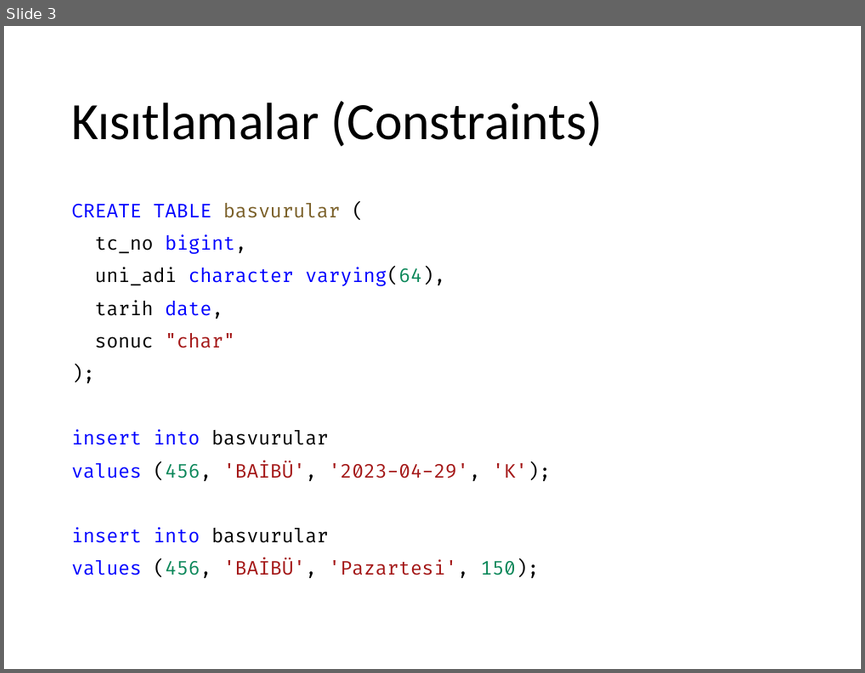
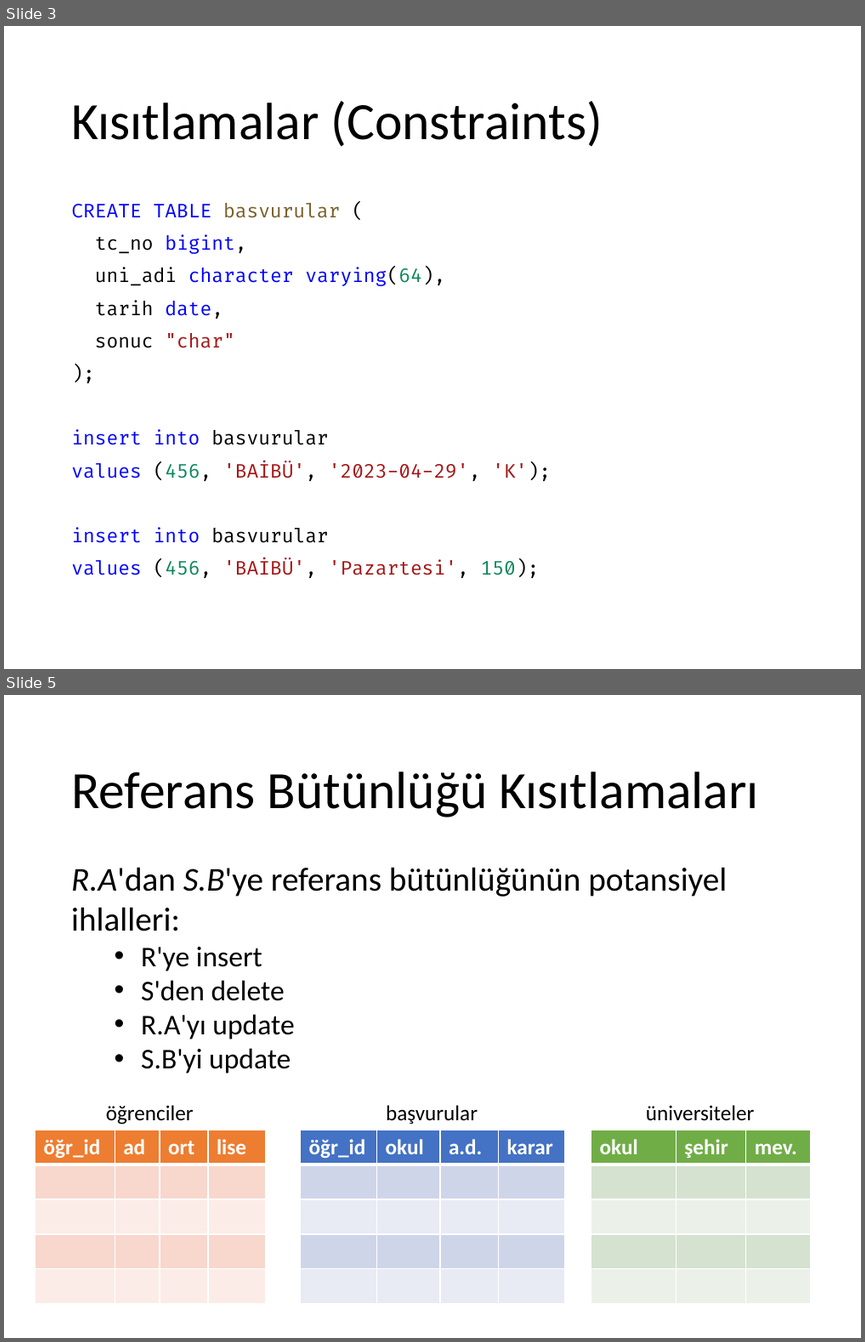
Before and after one commit to ihpar/dbms, a slide deck: Slides/Ders 7 Kısıtlamalar.pptx. Shown one above the other, each under a label of ours: slide 3 before the commit, slides 3 and 5 after it; the slides between them are not shown. The pictures are 865x673 and 865x1342 pixels, drawn with LibreOffice and Linux fonts; fonts in the diff are those of the drawing. Boxes give left, top, right and bottom in pixels: in the first picture for what was removed or moved away, otherwise in the second. Text is boxed around its words. In the diff, an @@ line names an element or a change of style, - is before the commit and + after.

```diff
--- a/Slides/Ders 7 Kısıtlamalar.pptx
+++ b/Slides/Ders 7 Kısıtlamalar.pptx
@@ slide 5 added at box(4, 695, 861, 1338), background #FFFFFF @@
@@ title added at box(71, 771, 759, 817), 44 pt, text #000000 @@
+Referans Bütünlüğü Kısıtlamaları
@@ text added at box(71, 867, 726, 1073), 28 pt, text #000000 @@
+R.A'dan S.B'ye referans bütünlüğünün potansiyel ihlalleri:
+  • R'ye insert
+  • S'den delete
+  • R.A'yı update
+  • S.B'yi update
@@ text added at box(106, 1105, 194, 1124), 18 pt, text #000000 @@
+öğrenciler
@@ text added at box(386, 1105, 477, 1124), 18 pt, text #000000 @@
+başvurular
@@ text added at box(646, 1105, 755, 1121), 18 pt, text #000000 @@
+üniversiteler
@@ table added at box(35, 1129, 265, 1304), 5 rows, 4 columns @@
+öğr_id | ad | ort | lise
+ |  |  | 
+ |  |  | 
+ |  |  | 
+ |  |  | 
@@ table added at box(301, 1129, 564, 1304), 5 rows, 4 columns @@
+öğr_id | okul | a.d. | karar
+ |  |  | 
+ |  |  | 
+ |  |  | 
+ |  |  | 
@@ table added at box(590, 1129, 812, 1304), 5 rows, 3 columns @@
+okul | şehir | mev.
+ |  | 
+ |  | 
+ |  | 
+ |  | 
```
Also in this commit, not shown: 2 other slides added, 1 other file.
